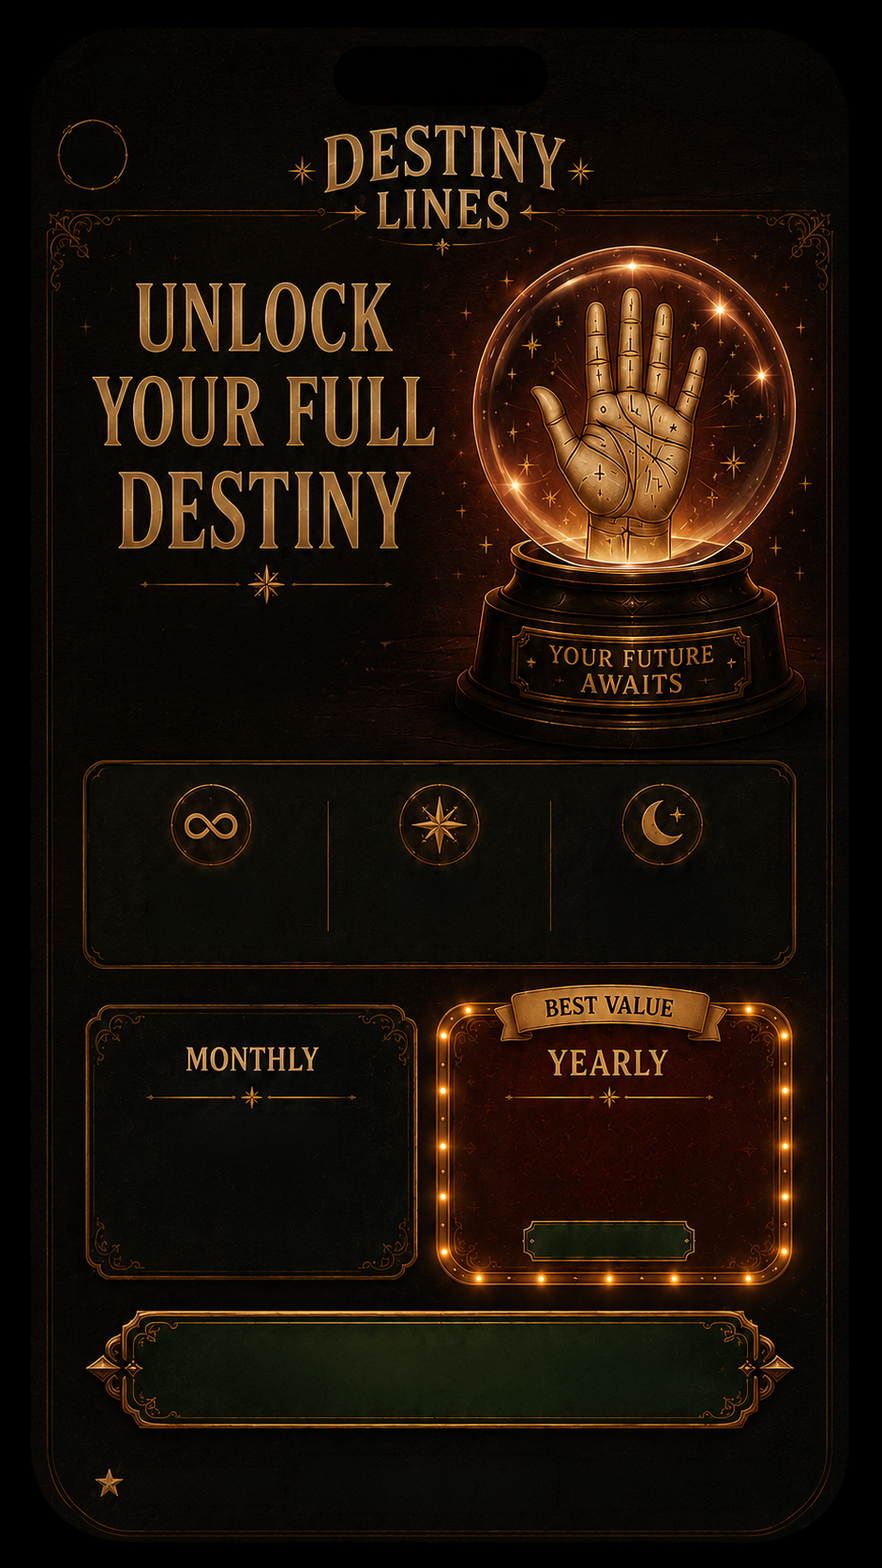
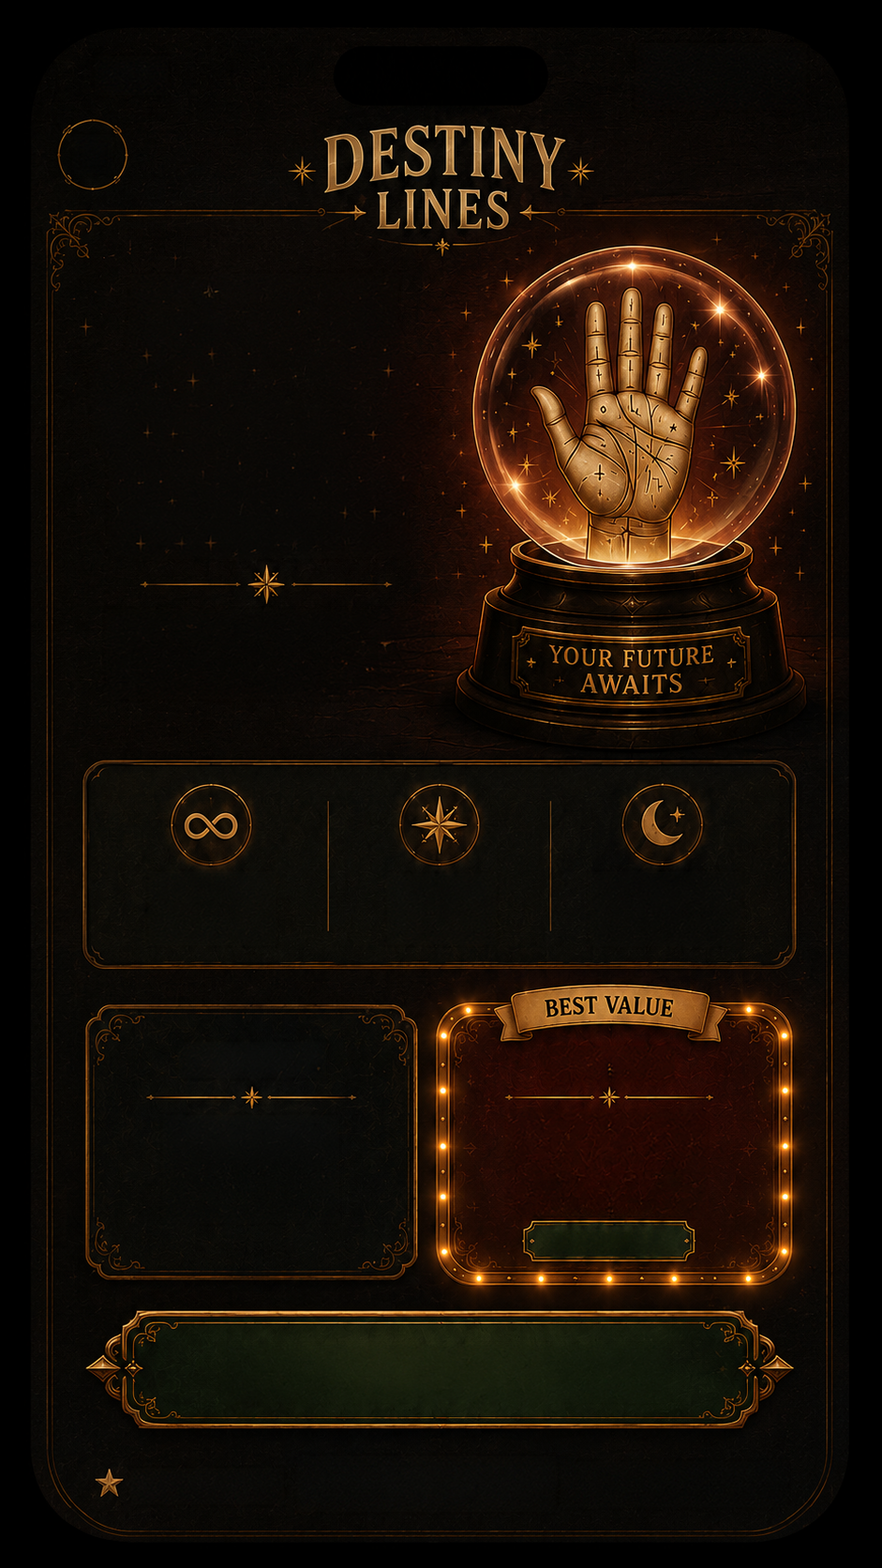
Layer changes from the first (882, 1568) image to the second:
added layer "Remove tool edits 19" above "Remove tool edits 18" over [87, 271, 444, 562]
added layer "Remove tool edits 18" above "Remove tool edits 17" over [540, 1043, 678, 1086]
added layer "Remove tool edits 17" above "Layer 1" over [176, 1040, 327, 1079]